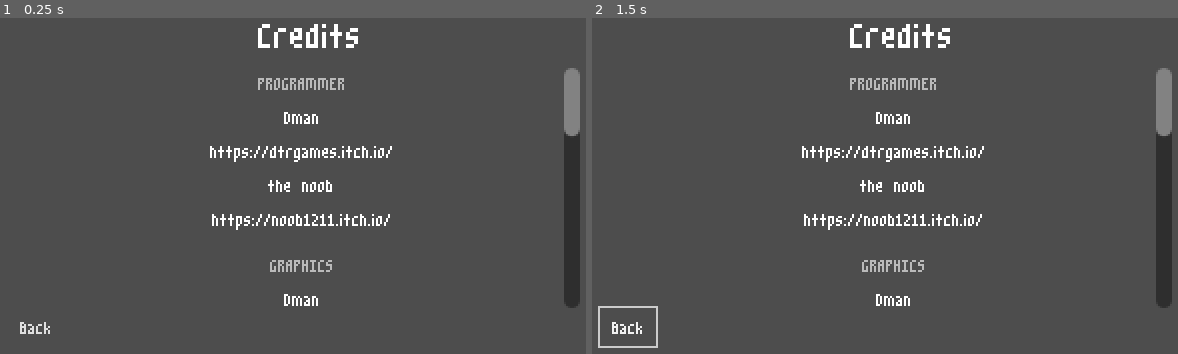
Above: before the commit, frames 1-2 (left to right).
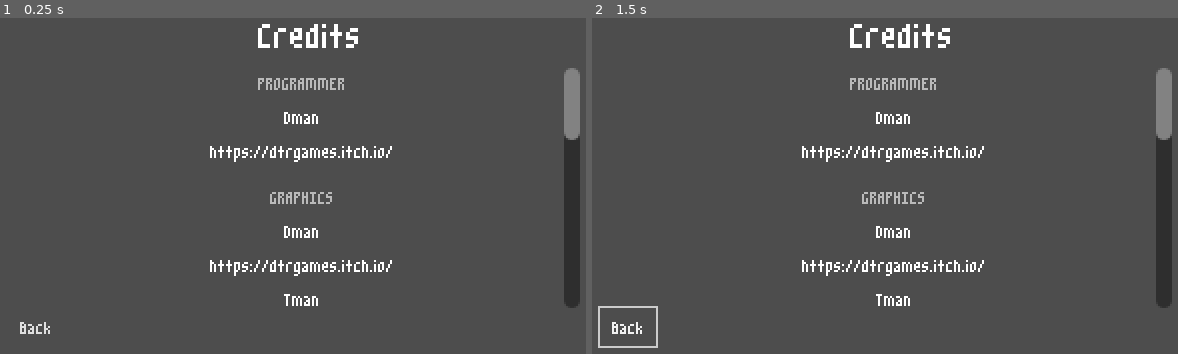
Above: after the commit, the same moments.

Repository: DTRGames/Grims-Pat
Game: Godot game, scene res://Scenes/MainMenu/credits_screen.tscn
The game is run twice, just before and just after one commit, with the same random seed, the same clock (stepped at 60 frames per second) and the same inputs. This scene is started directly instead of the project's main scene.
Inputs (mouse positions are in pixels of both pictures, inside the frame that each line leads up to):
- Up to frame 1 (0.25 s): no input
- Up to frame 2 (1.5 s): tap Enter at 0.5 s; move the mouse to (867, 249) at 0.52 s; click "Back" at 1.25 s

The runs differ from the first frame. In frame 1, 1.4% of the frame differs, in the area x 35-99%, y 33-86%; in frame 2, 1.4%.

Commit message:
remove name

Diff:
--- a/Scenes/MainMenu/credits_screen.gd
+++ b/Scenes/MainMenu/credits_screen.gd
@@ -3,8 +3,8 @@
 var contribution = {
 	1: {
 		"SubTitle": "PROGRAMMER",
-		"Contributing": ["Dman", "the noob"],
-		"Link": ["https://dtrgames.itch.io/", "https://noob1211.itch.io/"]
+		"Contributing": ["Dman"],
+		"Link": ["https://dtrgames.itch.io/"]
 	},
 	2: {
 		"SubTitle": "GRAPHICS",
